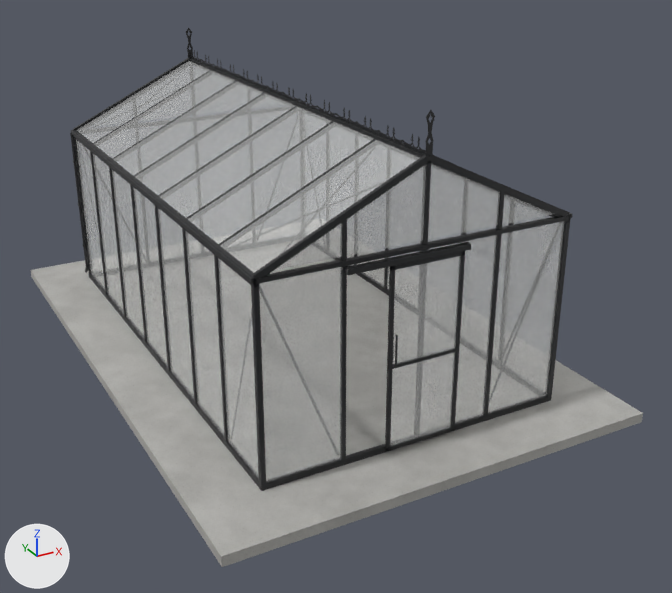
One commit to the glTF model models/scandiglas/sg-rect-10-2-17-6-decor.glb: the scene before it, then after it.
Rendered twice from a 50 mm camera at (-4.17, -5.41, 4.65) aimed at (0.29, 2.7, 0.59). The lights are fixed; the arrows at lower left show +X, +Y and +Z. The picture after the commit comes second. Vertices at exactly the same position are counted once.

Before the edit, the objects in view are built like this:
```python
me_scandiglas = bpy.data.meshes.new('scandiglas')
me_scandiglas.from_pydata(...)  # 21588 vertices, 41981 faces; spans x -2.19..2.19, y 0.0..6.61, z -0.1..3.05
# faces by material slot: [100, 39905, 1272, 704]
me_scandiglas.materials.append(mat_concrete)  # picture img_concrete
me_scandiglas.materials.append(mat_powder)
me_scandiglas.materials.append(mat_glass)  # white #fdfefd
me_scandiglas.materials.append(mat_glass_roof)  # white #f3f5f3
ob_scandiglas_rect_10_2_17_6_decor = bpy.data.objects.new('scandiglas-rect-10-2-17-6-decor', me_scandiglas)
ob_scandiglas_rect_10_2_17_6_decor.location = (0.0, 0.0, 0.0)
```
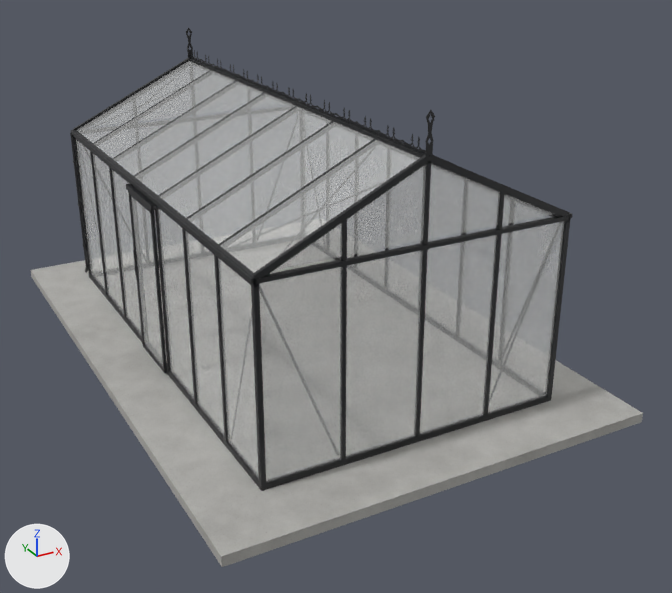
The newer file is also turned or shifted as a whole; pictures and numbers use the older file's frame.

Patch to the scene script:
```diff
--- a/models/scandiglas/sg-rect-10-2-17-6-decor.glb.py
+++ b/models/scandiglas/sg-rect-10-2-17-6-decor.glb.py
@@ me_scandiglas @@
 # used by ob_scandiglas_rect_10_2_17_6_decor; location = (0.0, 0.0, 0.0)
-me_scandiglas.from_pydata(...)  # 21588 vertices, 41981 faces; spans x -2.19..2.19, y 0.0..6.61, z -0.1..3.05
+me_scandiglas.from_pydata(...)  # 21564 vertices, 41938 faces; spans x -2.19..2.19, y 0.0..6.61, z -0.1..3.05
+# me_scandiglas part 1: the loose piece of 70 vertices spanning x -0.36..0.38, y 0.58..0.61, z 0.03..1.81 is turned -90 degrees about the z axis through its middle, then moved by (-1.6, 2.71, 0.0)
+# me_scandiglas part 2: the loose piece of 24 vertices spanning x -1.55, y 2.94..3.67, z 0.06..1.89 is scaled about its middle by (3.01, 0.0193, 0.153), then moved by (-0.07, 0.3, 0.07), in mat_powder
+# me_scandiglas part 3: the loose piece of 24 vertices spanning x -0.76..-0.02, y 0.62..0.66, z 1.81..1.85 is scaled about its middle by (0.0812, 19.9, 1.25), then moved by (-1.2, 2.65, 0.01)
+# me_scandiglas part 4: the loose piece of 24 vertices spanning x -0.78..0.43, y 0.57..0.63, z 1.82..1.87 is turned -90 degrees about the z axis through its middle and scaled by 0.601, then moved by (-1.38, 2.71, -0.01)
+# me_scandiglas part 5: the loose piece of 24 vertices spanning x -0.36..0.38, y 0.58..0.61, z 0.85..0.88 is scaled about its middle by (-0.0054, 25.2, 57), then moved by (-1.6, 2.71, 0.05), in mat_glass (white #fdfefd)
+# me_scandiglas part 6: the loose piece of 24 vertices spanning x -0.3..-0.29, y 0.56..0.57, z 0.9..1.18 is scaled about its middle by (52.8, 0.333, 6.52), then moved by (-0.09, 0.07, -0.07), in mat_glass (white #fdfefd)
+# me_scandiglas part 7: the loose piece of 24 vertices spanning x -0.32..0.35, y 0.6, z 0.07..1.77 is deleted
+# me_scandiglas part 8: 40515 kept faces spanning x -2.19..2.19, y 0.0..6.61, z -0.1..3.05 get new texture (UV) coordinates
+# other edits to the shape of me_scandiglas do not show in these pictures
 me_scandiglas.materials.append(mat_concrete)
```

Changed parts and their boxes [x1, y1, x2, y2] in the pictures (672 x 593 px; the box of a moved part takes in the faces that stretch with it):
part 1 of me_scandiglas, moved or reshaped
    before: [385, 251, 465, 451]
    after: [128, 191, 167, 373]
part 2 of me_scandiglas, moved or reshaped
    before: [133, 187, 168, 367]
    after: [133, 250, 137, 275]
part 3 of me_scandiglas, moved or reshaped (not visible before)
    after: [126, 184, 157, 211]
part 4 of me_scandiglas, moved or reshaped (not visible afterwards)
    before: [345, 242, 471, 275]
part 5 of me_scandiglas, moved or reshaped
    before: [387, 349, 456, 370]
    after: [131, 196, 163, 366]
part 6 of me_scandiglas, moved or reshaped
    before: [395, 335, 398, 365]
    after: [346, 250, 423, 457]
part 7 of me_scandiglas, deleted
    before: [390, 256, 461, 446]
part 8 of me_scandiglas, surface changed
    both: [74, 181, 611, 538]
